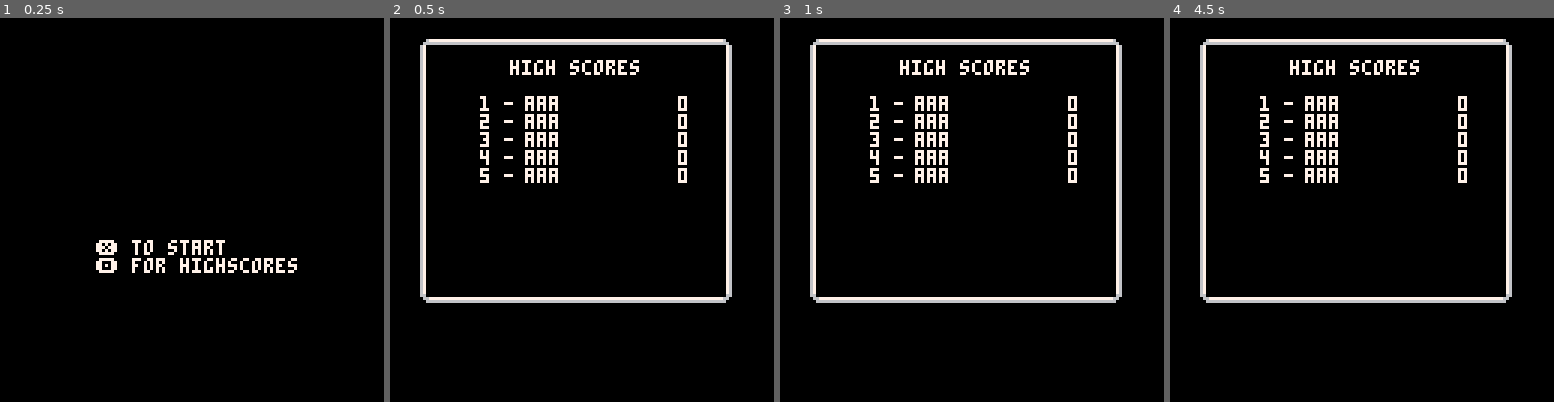
Above: before the commit, frames 1-4 (left to right).
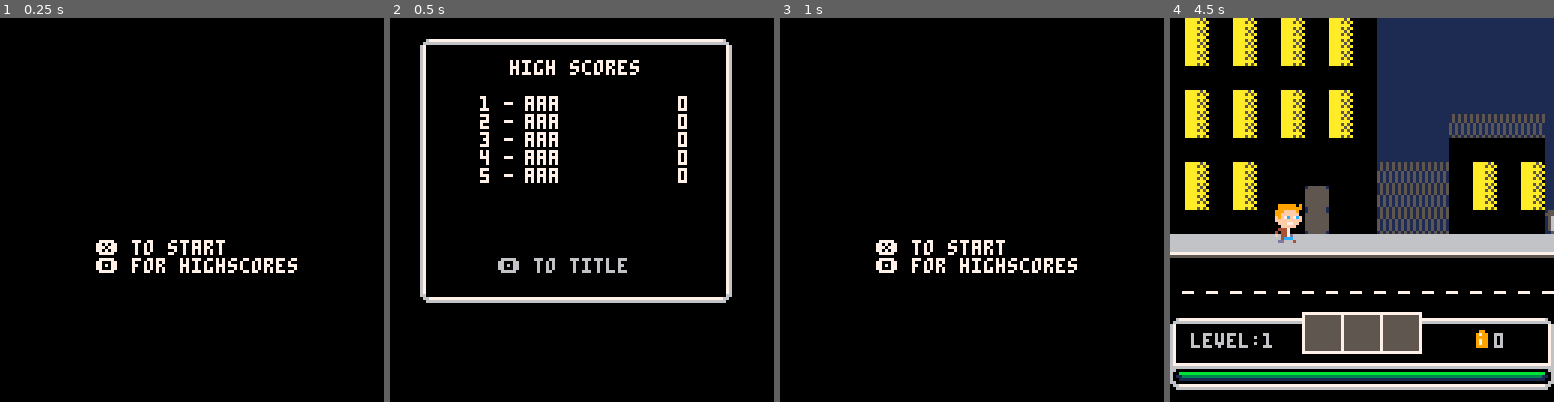
Above: after the commit, the same moments.

Repository: NicolaMigliore/zombie
Game: PICO-8 cartridge zombie.p8
The game is run twice, just before and just after one commit, with the same random seed, the same clock (stepped at 60 frames per second) and the same inputs.
Inputs:
- Up to frame 1 (0.25 s): no input
- Up to frame 2 (0.5 s): tap O (Z key) at 0.33 s
- Up to frame 3 (1 s): tap O (Z key) at 0.7 s
- Up to frame 4 (4.5 s): tap X (X key) at 1.07, 2.07, 2.4, 2.73, 3.07, 3.4, 3.73, 4.07, 4.4 s; tap O (Z key) at 1.43, 2.22, 3.1, 3.98 s; hold Left 1.97-2.37 s; hold Down 2.42-2.82 s; hold Right 2.87-3.53 s; hold Up 3.58-4.08 s; hold Right from 4.13 s (still down)

Frame 1 is identical in both runs. In frame 2, 0.5% of the frame differs, in the area x 28-62%, y 62-67%; in frame 3, 8.4%; in frame 4, 51%, in the area x 0-100%, y 0-97%.

Commit message:
added navigation to title form highscore

Diff:
--- a/scenes/highscore.lua
+++ b/scenes/highscore.lua
@@ -42,6 +42,10 @@
 
 		-- save score
 		if (btnp(❎)) add_hs(initials[1],initials[2],initials[3],score) sfx(17) load_scene_level()
+		if (btnp(🅾️)) add_hs(initials[1],initials[2],initials[3],score) sfx(17) load_scene_title()
+	else
+		-- go to title
+		if (btnp(🅾️)) load_scene_title()
 	end
 end
 function _scene_highscore_d()
@@ -76,6 +80,7 @@
 
 		print("❎ to restart",36,74,blink_color1.color)
 	end
+	print("🅾️ to title",36,80,blink_color1.color)
 end
 
 function reset_hs()
